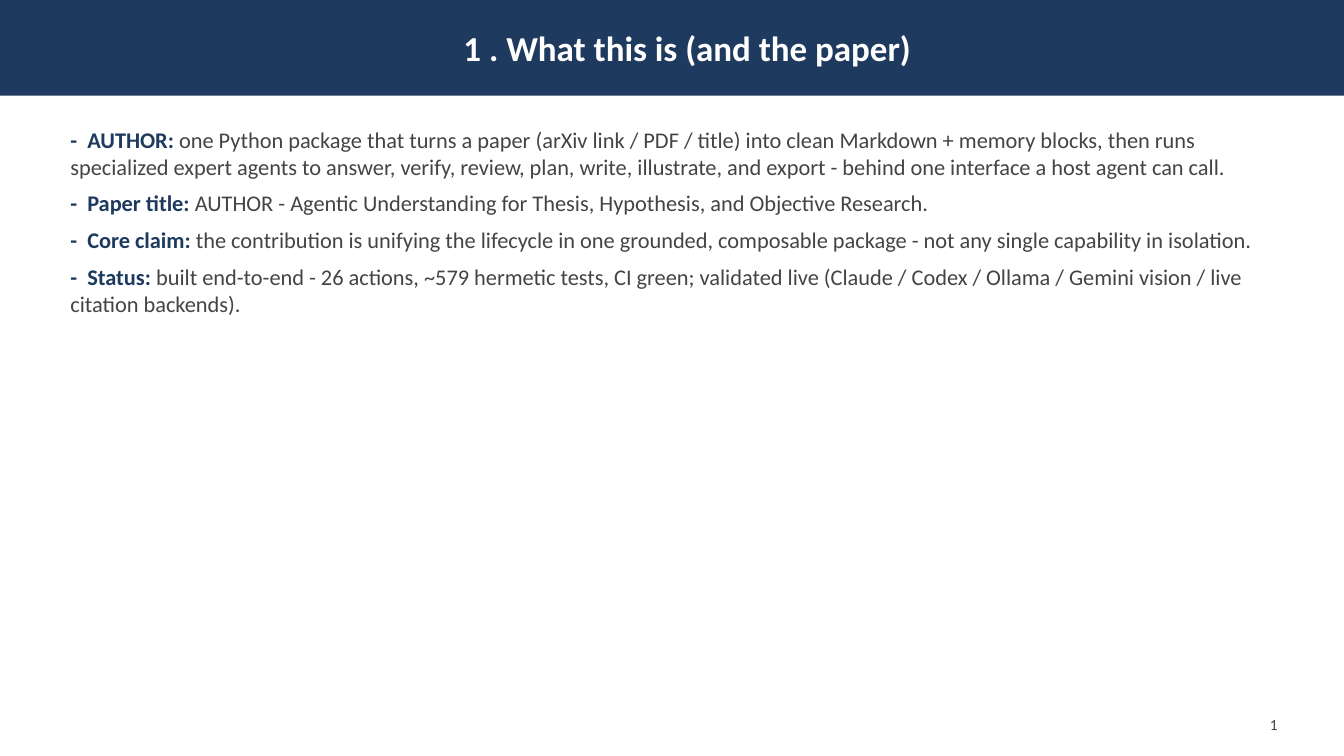
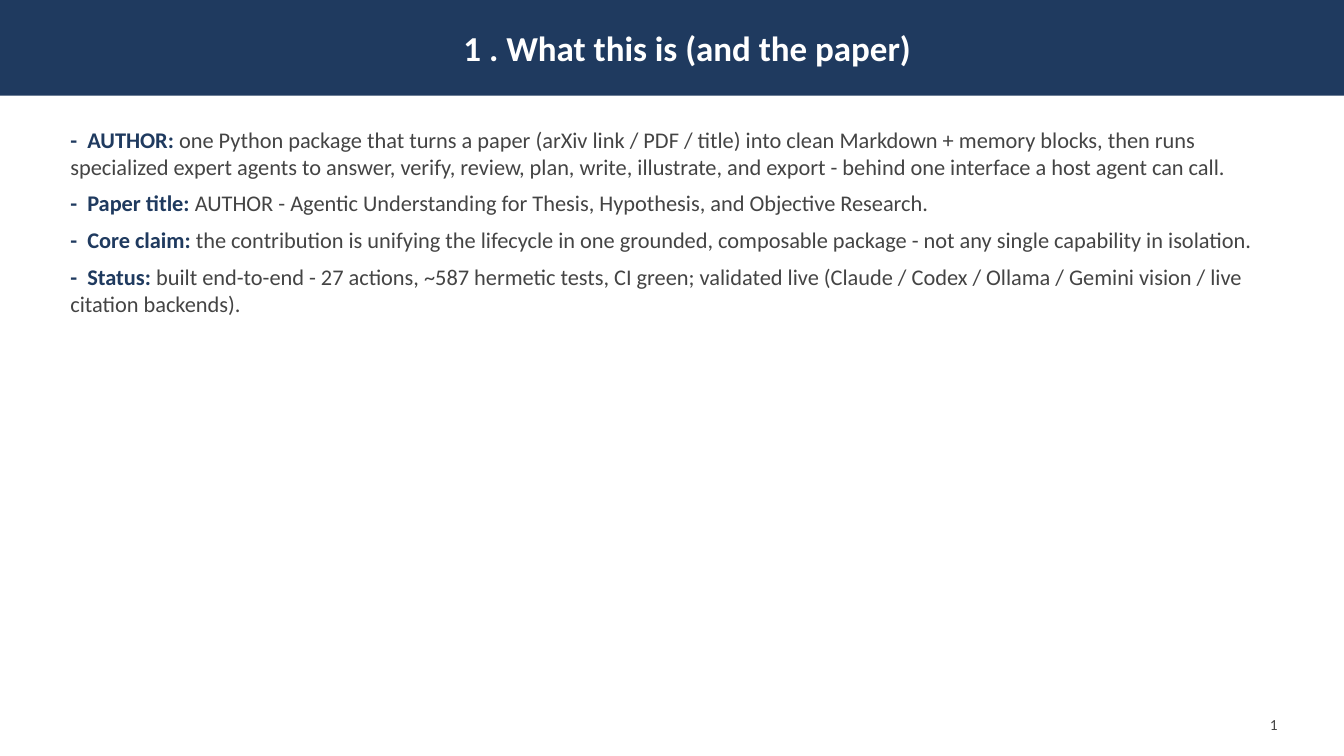
Before and after one commit to iowarp/clio-author, a slide deck: slide 2 of docs/AUTHOR.pptx. Drawn at 1344x756 pixels with LibreOffice and Linux fonts; fonts in the diff are those of the drawing. Boxes give left, top, right and bottom in pixels: in the first picture for what was removed or moved away, otherwise in the second. Text is boxed around its words. In the diff, an @@ line names an element or a change of style, - is before the commit and + after.

```diff
--- a/docs/AUTHOR.pptx
+++ b/docs/AUTHOR.pptx
@@ text at <box>70,269,1241,315</box>: text changed @@
-- Status: built end-to-end - 26 actions, ~579 hermetic tests, CI green; validated live (Claude / Codex / Ollama / Gemini vision / live citation backends).
+- Status: built end-to-end - 27 actions, ~587 hermetic tests, CI green; validated live (Claude / Codex / Ollama / Gemini vision / live citation backends).
```
Also in this commit, not shown: 3 other slides changed, 17 other files.
